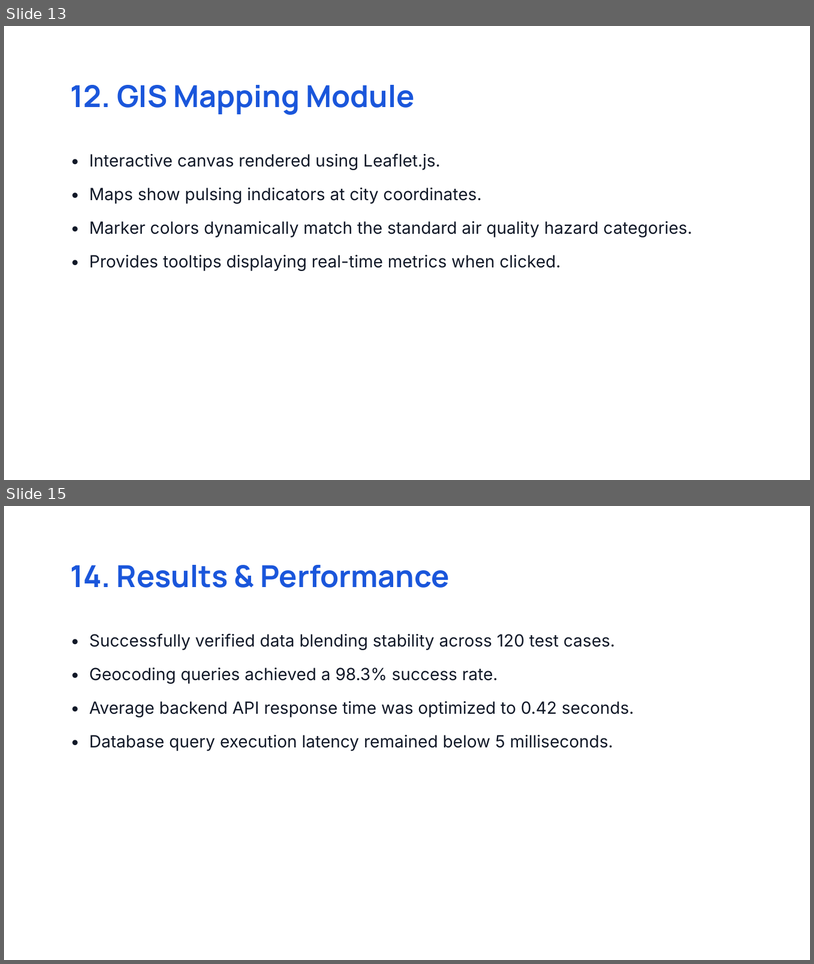
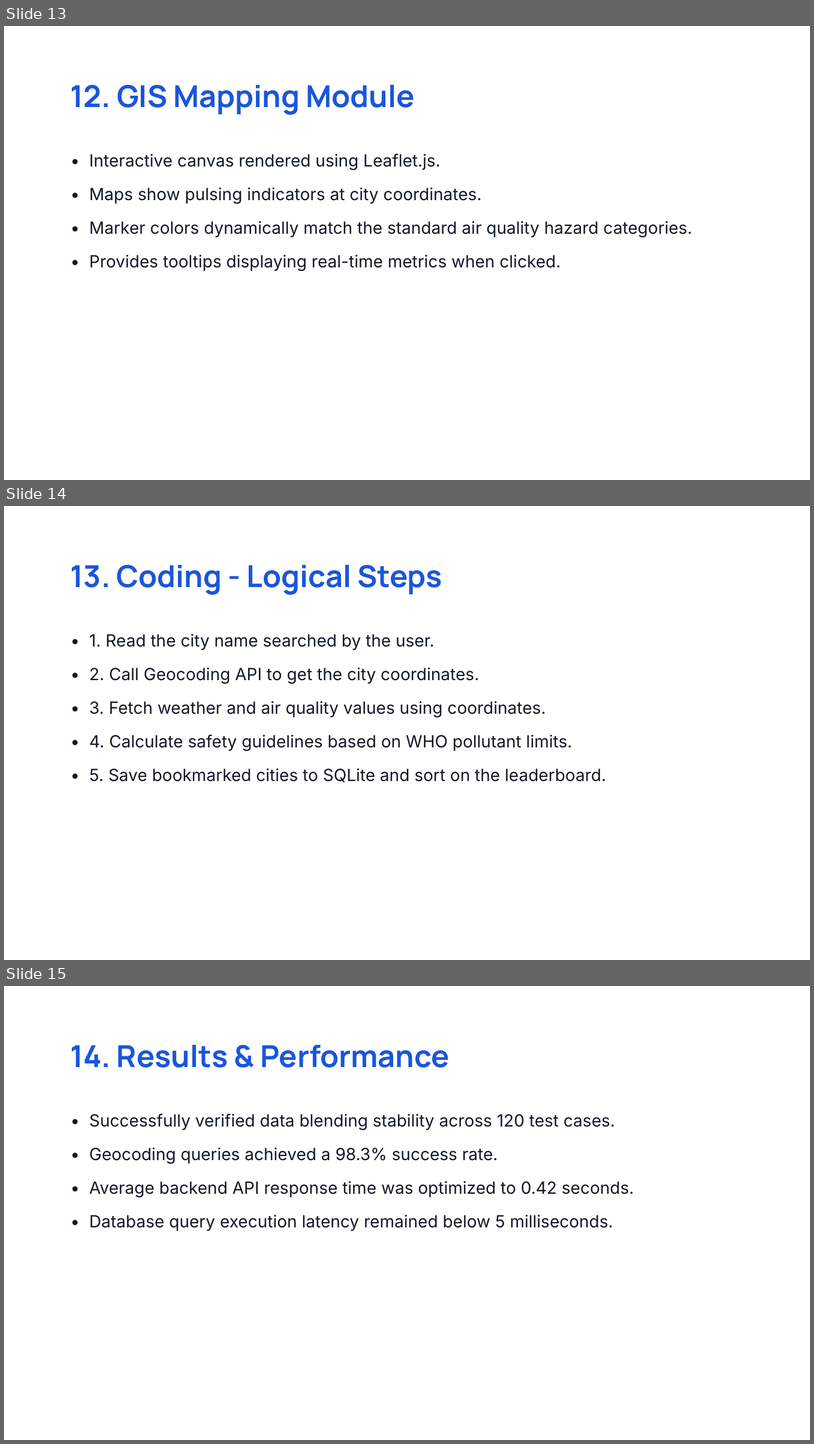
Before and after one commit to Shivaraj519/AeroQuest, a slide deck: AeroQuest_Presentation_Final.pptx. Shown one above the other, each under a label of ours: slides 13 and 15 before the commit, slides 13, 14 and 15 after it; the slides between them are not shown. The pictures are 814x964 and 814x1444 pixels, drawn with LibreOffice and Linux fonts; fonts in the diff are those of the drawing. Boxes give left, top, right and bottom in pixels: in the first picture for what was removed or moved away, otherwise in the second. Text is boxed around its words. In the diff, an @@ line names an element or a change of style, - is before the commit and + after.

Commit message:
Configure PDF report with short abstract and search route, and PowerPoint slides with light theme and logical steps

```diff
--- a/AeroQuest_Presentation_Final.pptx
+++ b/AeroQuest_Presentation_Final.pptx
@@ slide 14 added at [4, 506, 810, 960], background #FFFFFF @@
@@ text added at [71, 565, 443, 595], 36 pt, text #1A56DB, bold @@
+13. Coding - Logical Steps
@@ text added at [89, 634, 606, 782], 20 pt, text #111827 @@
+• 1. Read the city name searched by the user.
+• 2. Call Geocoding API to get the city coordinates.
+• 3. Fetch weather and air quality values using coordinates.
+• 4. Calculate safety guidelines based on WHO pollutant limits.
+• 5. Save bookmarked cities to SQLite and sort on the leaderboard.
```
Also in this commit, not shown: 1 slide removed, 3 other files.
